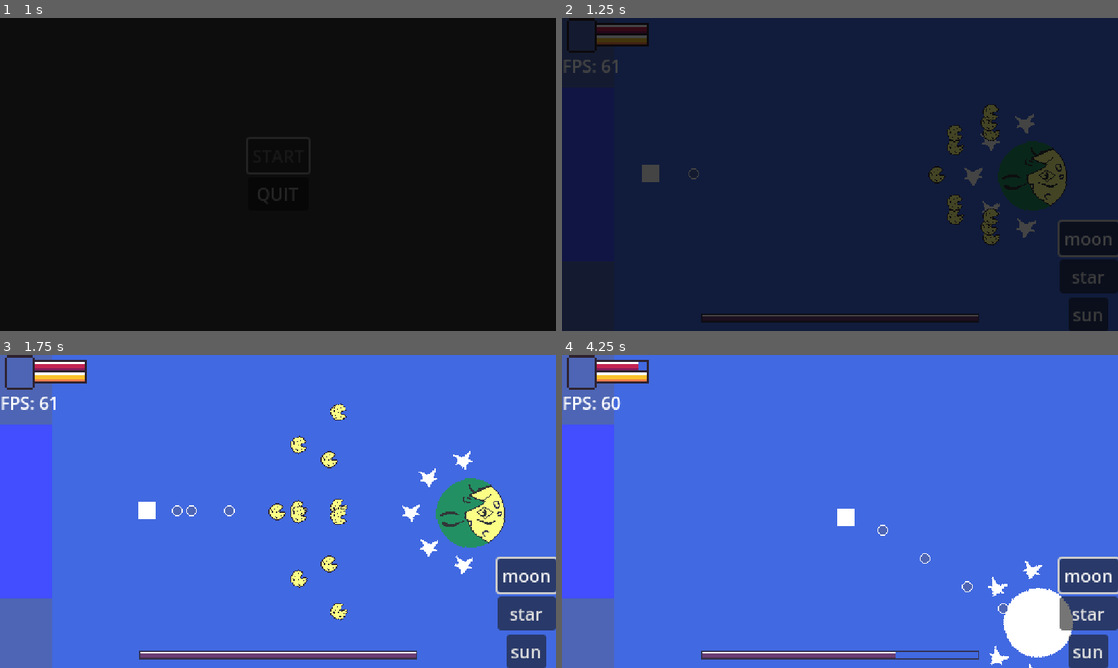
Above: before the commit, frames 1-4 (two rows, left to right).
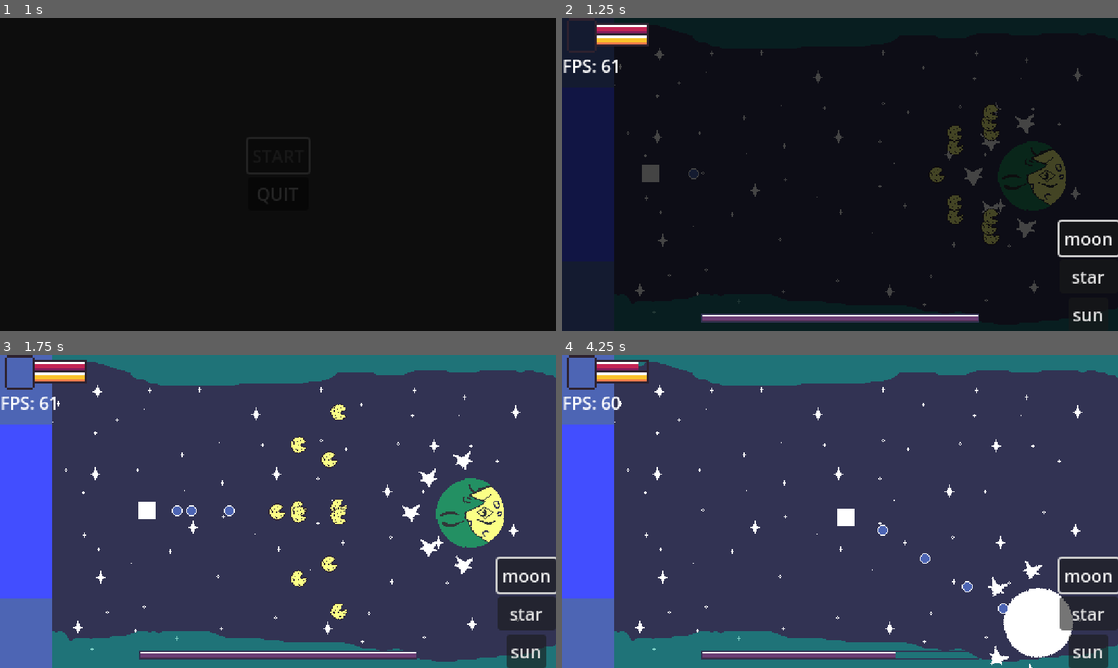
Above: after the commit, the same moments.

Repository: Amanda-Furtado/Bullet-Hell-Jam-5
Game: Godot game, scene res://Game/User Interface/StartMenu.tscn
Same seed, same stepped clock (60 frames per second), same inputs: the game is played once before the commit and once after it.
Inputs:
- Up to frame 1 (1 s): click "START" at 0.5 s
- Up to frame 2 (1.25 s): no input
- Up to frame 3 (1.75 s): hold D (right_key) from 1.28 s (still down)
- Up to frame 4 (4.25 s): release D (right_key) at 2.03 s; hold S (down_key) 2.03-2.78 s; hold D (right_key) 2.78-3.53 s; hold W (up_key) from 3.53 s (still down)

Frame 1 is identical in both runs. In frame 2, 85% of the frame differs, in the area x 0-100%, y 0-100%; in frame 3, 84%; in frame 4, 86%, in the area x 9-100%, y 0-100%.

Commit message:
failed paralex

Diff:
--- /dev/null
+++ b/Components/Background/PlaceholderParallax.tscn
@@ -0,0 +1,30 @@
+[gd_scene load_steps=4 format=3 uid="uid://dah7d6xgexmgi"]
+
+[ext_resource type="Texture2D" uid="uid://cnht8sulglcj0" path="res://Assets/Backgrounds/PH/color_bg.png" id="1_08yu1"]
+[ext_resource type="Texture2D" uid="uid://s5ln8im8xbky" path="res://Assets/Backgrounds/PH/stars_bg.png" id="2_wd2ka"]
+[ext_resource type="Texture2D" uid="uid://cc3i05abiwlb3" path="res://Assets/Backgrounds/PH/clouds_bg.png" id="3_8ob5u"]
+
+[node name="ParallaxBackground" type="ParallaxBackground"]
+
+[node name="Backcolor" type="ParallaxLayer" parent="."]
+motion_scale = Vector2(0, 0)
+
+[node name="Sprite2D" type="Sprite2D" parent="Backcolor"]
+texture = ExtResource("1_08yu1")
+centered = false
+
+[node name="Stars" type="ParallaxLayer" parent="."]
+motion_scale = Vector2(0.5, 0.5)
+motion_mirroring = Vector2(512, 0)
+
+[node name="Sprite2D" type="Sprite2D" parent="Stars"]
+texture = ExtResource("2_wd2ka")
+centered = false
+
+[node name="Clouds" type="ParallaxLayer" parent="."]
+motion_scale = Vector2(2, 2)
+motion_mirroring = Vector2(512, 0)
+
+[node name="Sprite2D" type="Sprite2D" parent="Clouds"]
+texture = ExtResource("3_8ob5u")
+centered = false
--- /dev/null
+++ b/Game/Worlds/ParallaxBackground.gd
@@ -0,0 +1,9 @@
+extends ParallaxBackground
+
+@onready var clouds = $Clouds
+@onready var stars = $Stars
+@onready var backcolor = $Backcolor
+
+
+func _process(delta: float) -> void:
+	clouds.position.x += scale.x
--- a/Game/Worlds/Scripts/Level.gd
+++ b/Game/Worlds/Scripts/Level.gd
@@ -2,7 +2,8 @@
 
 @export var boss: CharacterBody2D
 
-@onready var player: Player = $Player
+@onready var player = $Player
+
 @onready var hud: HUD = $CanvasLayer/Hud
 @onready var label = $CanvasLayer/Label
 
--- a/Game/Worlds/TheMoonLevel.tscn
+++ b/Game/Worlds/TheMoonLevel.tscn
@@ -9,6 +9,10 @@
 [ext_resource type="PackedScene" uid="uid://bxe5nh2ej1176" path="res://Game/User Interface/DebugMenu.tscn" id="7_vksdh"]
 [ext_resource type="AudioStream" uid="uid://wfuut013riu8" path="res://Music and Sounds/Musics/phase1.mp3" id="8_woe1d"]
 [ext_resource type="AudioStream" uid="uid://dxp32e78qpvgd" path="res://Music and Sounds/Musics/phase2.mp3" id="9_vp0mj"]
+[ext_resource type="Texture2D" uid="uid://cnht8sulglcj0" path="res://Assets/Backgrounds/PH/color_bg.png" id="10_4t24y"]
+[ext_resource type="Script" path="res://Game/Worlds/ParallaxBackground.gd" id="10_qu23y"]
+[ext_resource type="Texture2D" uid="uid://s5ln8im8xbky" path="res://Assets/Backgrounds/PH/stars_bg.png" id="11_684hl"]
+[ext_resource type="Texture2D" uid="uid://cc3i05abiwlb3" path="res://Assets/Backgrounds/PH/clouds_bg.png" id="12_iv0ee"]
 
 [sub_resource type="TileSet" id="TileSet_r7jav"]
 physics_layer_0/collision_layer = 1
@@ -32,6 +36,15 @@
 layer_1/name = "front"
 layer_1/tile_data = PackedInt32Array()
 
+[node name="Player" parent="." instance=ExtResource("4_gl2if")]
+position = Vector2(81, 151)
+
+[node name="Camera2D" type="Camera2D" parent="Player"]
+limit_left = 0
+limit_top = 0
+limit_right = 512
+limit_bottom = 288
+
 [node name="CanvasLayer" type="CanvasLayer" parent="."]
 
 [node name="DebugMenu" parent="CanvasLayer" instance=ExtResource("7_vksdh")]
@@ -50,9 +63,6 @@
 metadata/_edit_lock_ = true
 
 [node name="MoonSea" parent="." instance=ExtResource("3_t7i8k")]
-
-[node name="Player" parent="." instance=ExtResource("4_gl2if")]
-position = Vector2(81, 151)
 
 [node name="Path2D" type="Path2D" parent="."]
 position = Vector2(176, 0)
@@ -80,3 +90,29 @@
 [node name="Phase2Music" type="AudioStreamPlayer" parent="."]
 stream = ExtResource("9_vp0mj")
 bus = &"Music"
+
+[node name="ParallaxBackground2" type="ParallaxBackground" parent="."]
+script = ExtResource("10_qu23y")
+
+[node name="Backcolor" type="ParallaxLayer" parent="ParallaxBackground2"]
+motion_scale = Vector2(0, 0)
+
+[node name="Sprite2D" type="Sprite2D" parent="ParallaxBackground2/Backcolor"]
+texture = ExtResource("10_4t24y")
+centered = false
+
+[node name="Stars" type="ParallaxLayer" parent="ParallaxBackground2"]
+motion_scale = Vector2(0.5, 0.5)
+motion_mirroring = Vector2(512, 0)
+
+[node name="Sprite2D" type="Sprite2D" parent="ParallaxBackground2/Stars"]
+texture = ExtResource("11_684hl")
+centered = false
+
+[node name="Clouds" type="ParallaxLayer" parent="ParallaxBackground2"]
+motion_scale = Vector2(2, 2)
+motion_mirroring = Vector2(512, 0)
+
+[node name="Sprite2D" type="Sprite2D" parent="ParallaxBackground2/Clouds"]
+texture = ExtResource("12_iv0ee")
+centered = false
--- a/default_bus_layout.tres
+++ b/default_bus_layout.tres
@@ -5,7 +5,7 @@
 bus/1/solo = false
 bus/1/mute = false
 bus/1/bypass_fx = false
-bus/1/volume_db = 0.0
+bus/1/volume_db = -3.4691
 bus/1/send = &"Master"
 bus/2/name = &"Sound Effects"
 bus/2/solo = false
Binary file added: Assets/Backgrounds/PH/clouds_bg.png
Not shown, added: Assets/Backgrounds/PH/clouds_bg.png.import
Binary file added: Assets/Backgrounds/PH/color_bg.png
Not shown, added: Assets/Backgrounds/PH/color_bg.png.import
Binary file added: Assets/Backgrounds/PH/stars_bg.png
Not shown, added: Assets/Backgrounds/PH/stars_bg.png.import
Not shown: 1 places in Game/Worlds/TheMoonLevel.tscn that only renumber resources
Not shown, added: Music and Sounds/Sound Effects/ocean_waves.mp3.import
Not shown, removed: Music and Sounds/ocean_waves.mp3.import
Not shown, added: Music and Sounds/Sound Effects/ocean_waves.mp3
